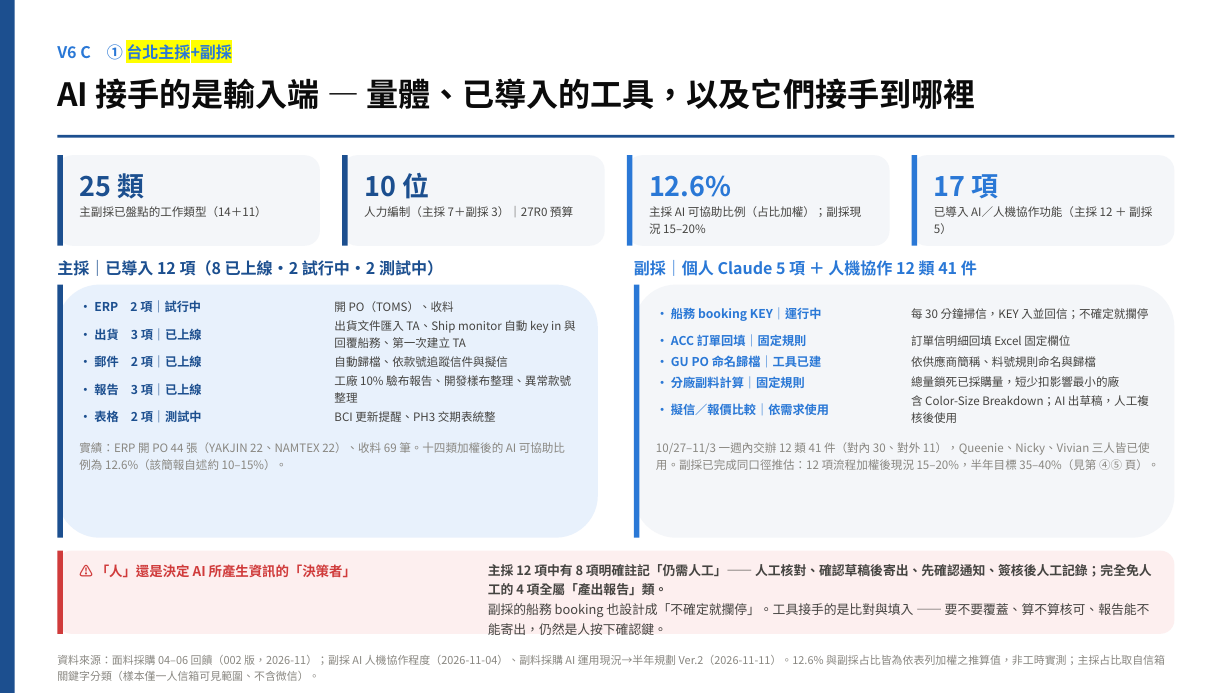
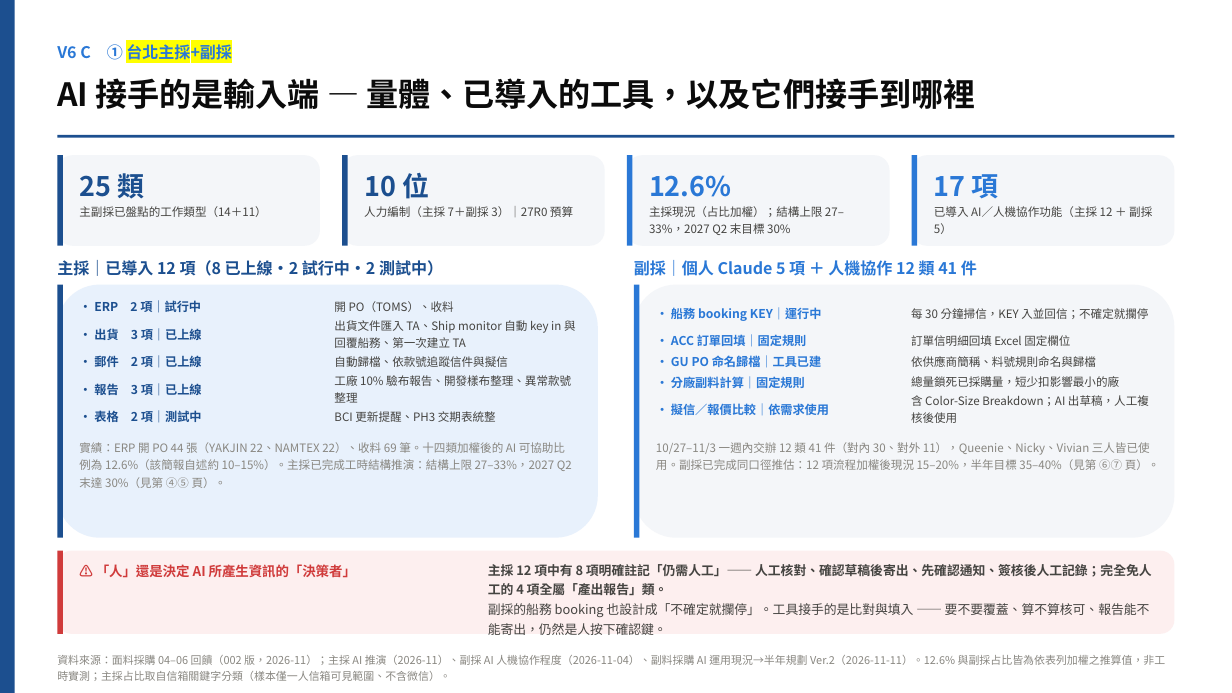
Before and after one commit to yc20054321-art/joyce, a slide deck: slide 1 of V6C_AI導入評估_20261111.pptx. Drawn at 1232x693 pixels with LibreOffice and Linux fonts; fonts in the diff are those of the drawing. Boxes give left, top, right and bottom in pixels: in the first picture for what was removed or moved away, otherwise in the second. Text is boxed around its words. In the diff, an @@ line names an element or a change of style, - is before the commit and + after.

```diff
--- a/V6C_AI導入評估_20261111.pptx
+++ b/V6C_AI導入評估_20261111.pptx
@@ text at box(649, 206, 844, 235): text changed @@
-主採 AI 可協助比例（占比加權）；副採現況 15–20%
+主採現況（占比加權）；結構上限 27–33%，2027 Q2 末目標 30%
@@ text at box(79, 442, 572, 488): text changed @@
-實績：ERP 開 PO 44 張（YAKJIN 22、NAMTEX 22）、收料 69 筆。十四類加權後的 AI 可協助比例為 12.6%（該簡報自述約 10–15%）。
+實績：ERP 開 PO 44 張（YAKJIN 22、NAMTEX 22）、收料 69 筆。十四類加權後的 AI 可協助比例為 12.6%（該簡報自述約 10–15%）。主採已完成工時結構推演：結構上限 27–33%，2027 Q2 末達 30%（見第 ④⑤ 頁）。
@@ text at box(656, 442, 1160, 470): text changed @@
-10/27–11/3 一週內交辦 12 類 41 件（對內 30、對外 11），Queenie、Nicky、Vivian 三人皆已使用。副採已完成同口徑推估：12 項流程加權後現況 15–20%，半年目標 35–40%（見第 ④⑤ 頁）。
+10/27–11/3 一週內交辦 12 類 41 件（對內 30、對外 11），Queenie、Nicky、Vivian 三人皆已使用。副採已完成同口徑推估：12 項流程加權後現況 15–20%，半年目標 35–40%（見第 ⑥⑦ 頁）。
@@ text at box(57, 655, 1166, 681): text changed @@
-資料來源：面料採購 04–06 回饋（002 版，2026-11）；副採 AI 人機協作程度（2026-11-04）、副料採購 AI 運用現況→半年規劃 Ver.2（2026-11-11）。12.6% 與副採占比皆為依表列加權之推算值，非工時實測；主採占比取自信箱關鍵字分類（樣本僅一人信箱可見範圍、不含微信）。
+資料來源：面料採購 04–06 回饋（002 版，2026-11）；主採 AI 推演（2026-11）、副採 AI 人機協作程度（2026-11-04）、副料採購 AI 運用現況→半年規劃 Ver.2（2026-11-11）。12.6% 與副採占比皆為依表列加權之推算值，非工時實測；主採占比取自信箱關鍵字分類（樣本僅一人信箱可見範圍、不含微信）。
```
Also in this commit, not shown: 6 other slides changed, 2 slides added, 3 other files.
